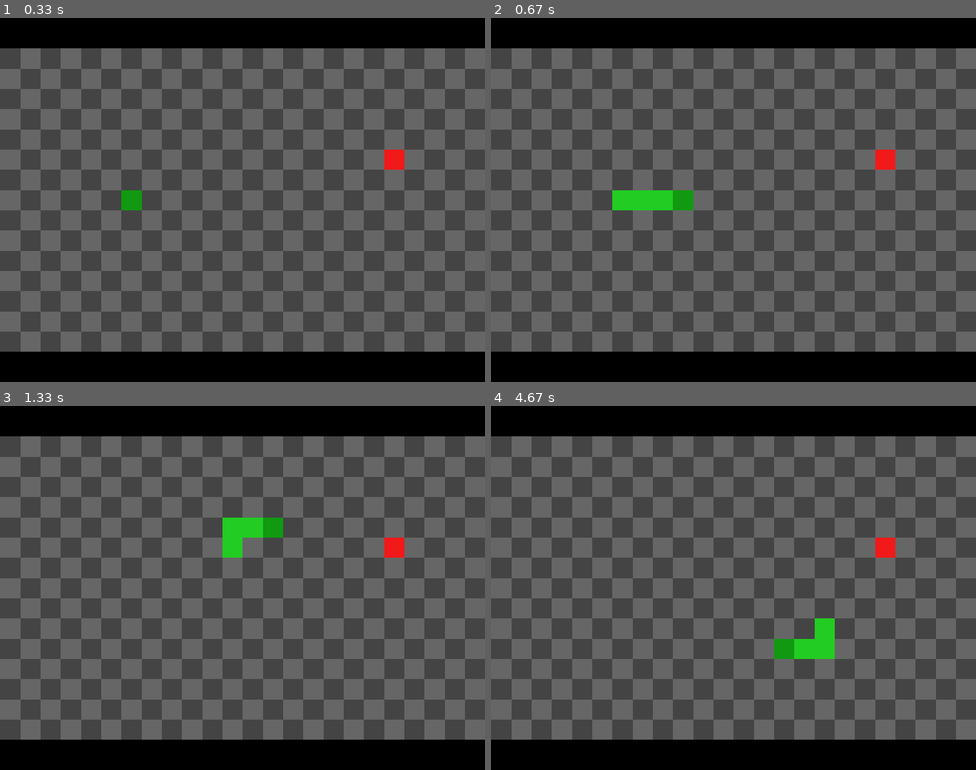
Above: before the commit, frames 1-4 (two rows, left to right).
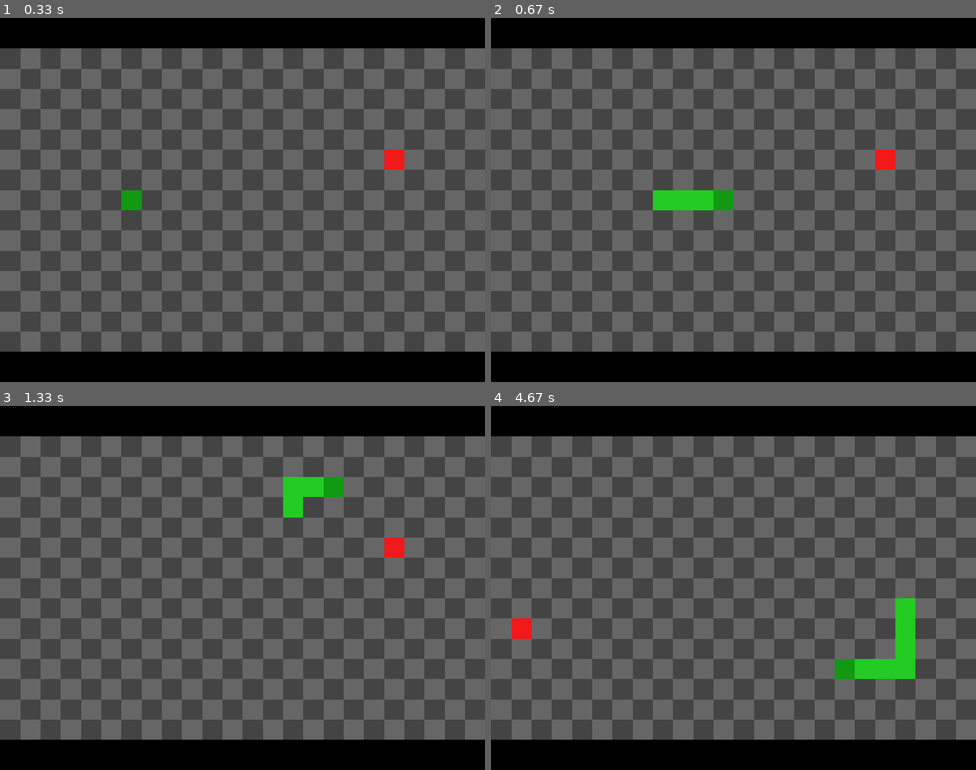
Above: after the commit, the same moments.

Repository: capta1nseal/pygame_snake
Game: pygame game, started from index.py
The game is run twice, just before and just after one commit, with the same random seed, the same clock (stepped at 60 frames per second) and the same inputs.
Inputs:
- Up to frame 1 (0.33 s): no input
- Up to frame 2 (0.67 s): hold Right from 0.33 s (still down)
- Up to frame 3 (1.33 s): release Right at 0.8 s; hold Up 0.83-1.13 s; hold Right from 1.17 s (still down)
- Up to frame 4 (4.67 s): release Right at 1.63 s; hold Down 1.67-2.2 s; hold Left 2.23-2.53 s; hold Up 3-3.37 s; hold Right 3.4-4.03 s; hold Down 4.07-4.43 s; hold Left from 4.47 s (still down)

Frame 1 is identical in both runs. In frame 2, 1.1% of the frame differs, in the area x 25-50%, y 47-53%; in frame 3, 1.8%; in frame 4, 3.0%, in the area x 4-88%, y 36-75%.

Commit message:
increase speed

Diff:
--- a/index.py
+++ b/index.py
@@ -8,7 +8,7 @@
 from ui import UI
 
 if __name__ == "__main__":
-    FPS = 10
+    FPS = 15
 
     clock = Clock()
     logic = Logic()
